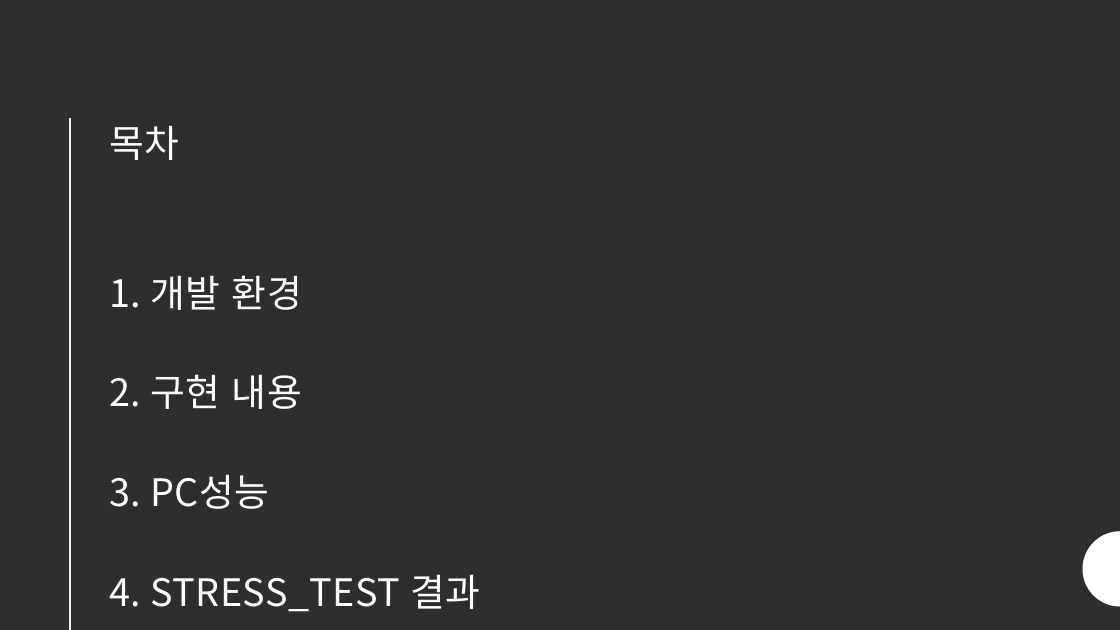
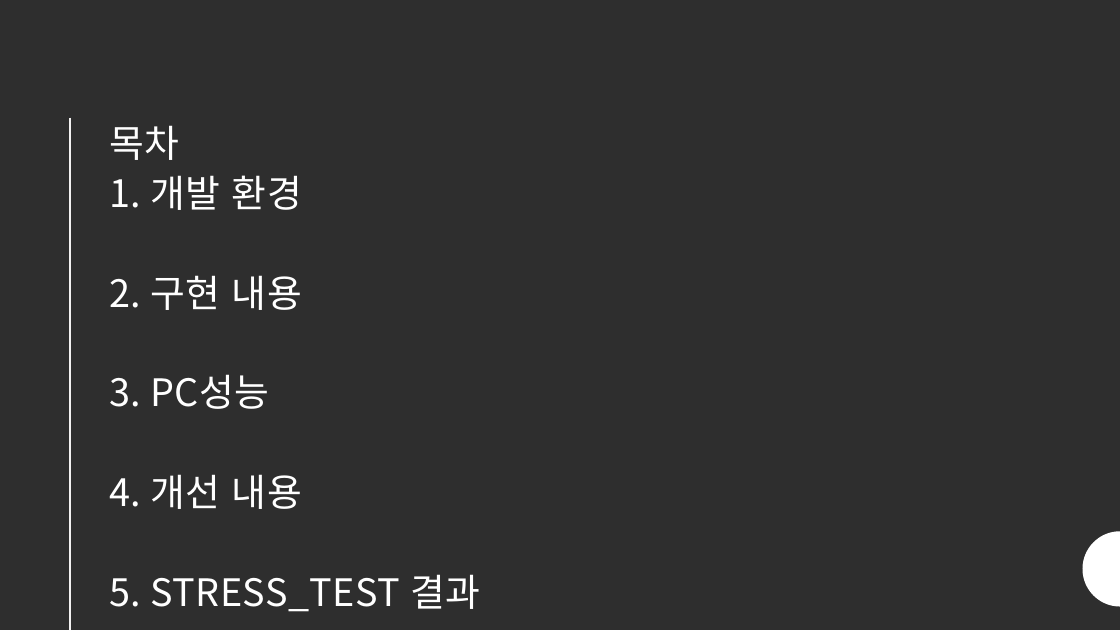
Before and after one commit to SJKIM99/GSP, a slide deck: slide 2 of 게임서버텀프로젝트.pptx. Drawn at 1120x630 pixels with LibreOffice and Linux fonts; fonts in the diff are those of the drawing. Boxes give left, top, right and bottom in pixels: in the first picture for what was removed or moved away, otherwise in the second. Text is boxed around its words. In the diff, an @@ line names an element or a change of style, - is before the commit and + after.

```diff
--- a/게임서버텀프로젝트.pptx
+++ b/게임서버텀프로젝트.pptx
@@ title at (109,125,480,612): text changed @@
-목차
-1. 개발 환경
-2. 구현 내용
-3. PC성능
-4. STRESS_TEST 결과
+목차
+1. 개발 환경
+2. 구현 내용
+3. PC성능
+4. 개선 내용
+5. STRESS_TEST 결과
```
Also in this commit, not shown: 2 other slides changed, 2 slides added, 3 other files.
